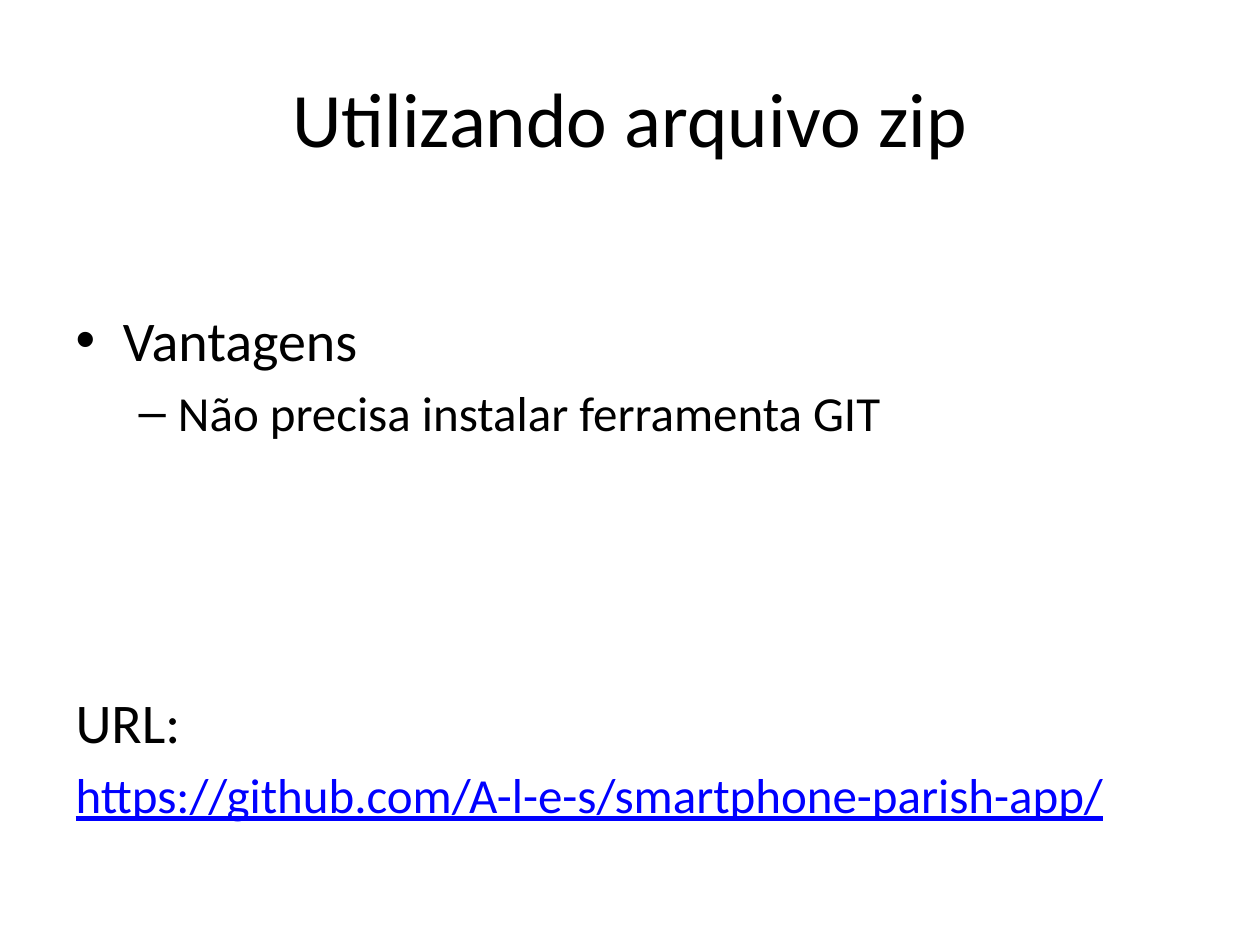
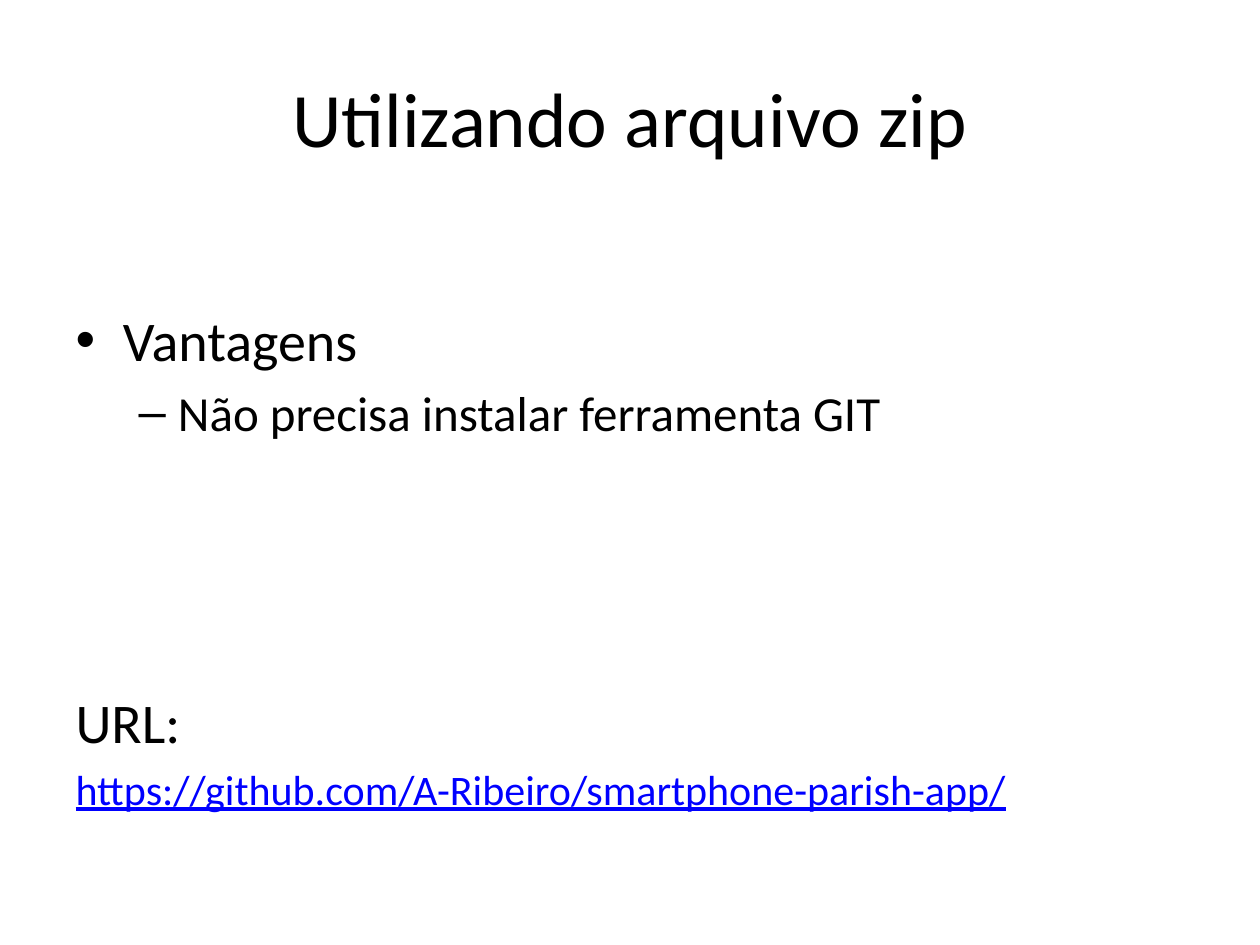
Before and after one commit to A-Ribeiro/smartphone-parish-app, a slide deck: slide 3 of slides/0 Baixando Projeto do GitHub.pptx. Drawn at 1260x945 pixels with LibreOffice and Linux fonts; fonts in the diff are those of the drawing. Boxes give left, top, right and bottom in pixels: in the first picture for what was removed or moved away, otherwise in the second. Text is boxed around its words. In the diff, an @@ line names an element or a change of style, - is before the commit and + after.

```diff
--- a/slides/0 Baixando Projeto do GitHub.pptx
+++ b/slides/0 Baixando Projeto do GitHub.pptx
@@ text at [76,775,1006,813]: text changed; size 28 to 24 pt @@
-https://github.com/A-l-e-s/smartphone-parish-app/
+https://github.com/A-Ribeiro/smartphone-parish-app/
```
Also in this commit, not shown: 1 other slide changed, 1 other file.
